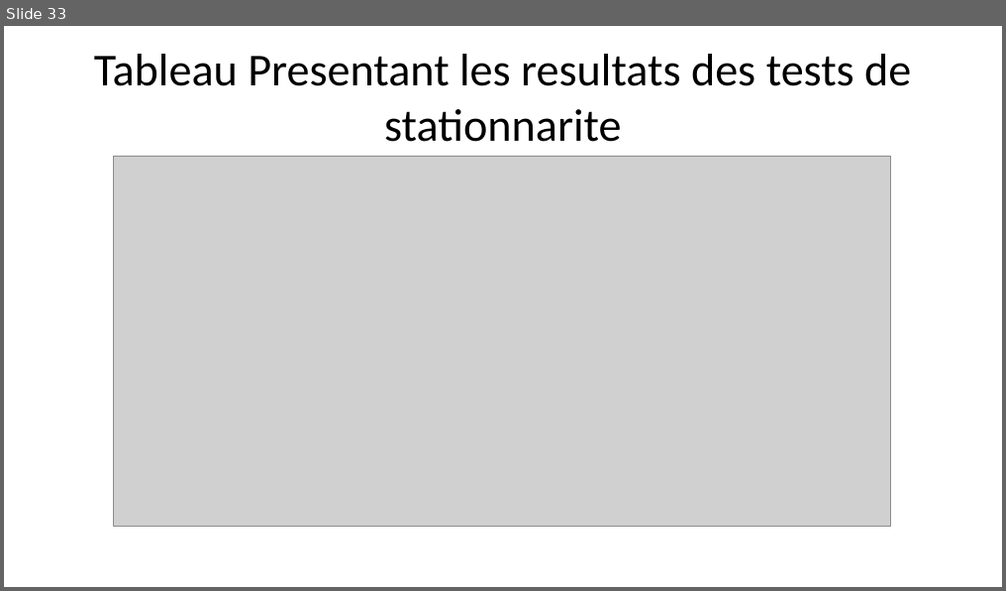
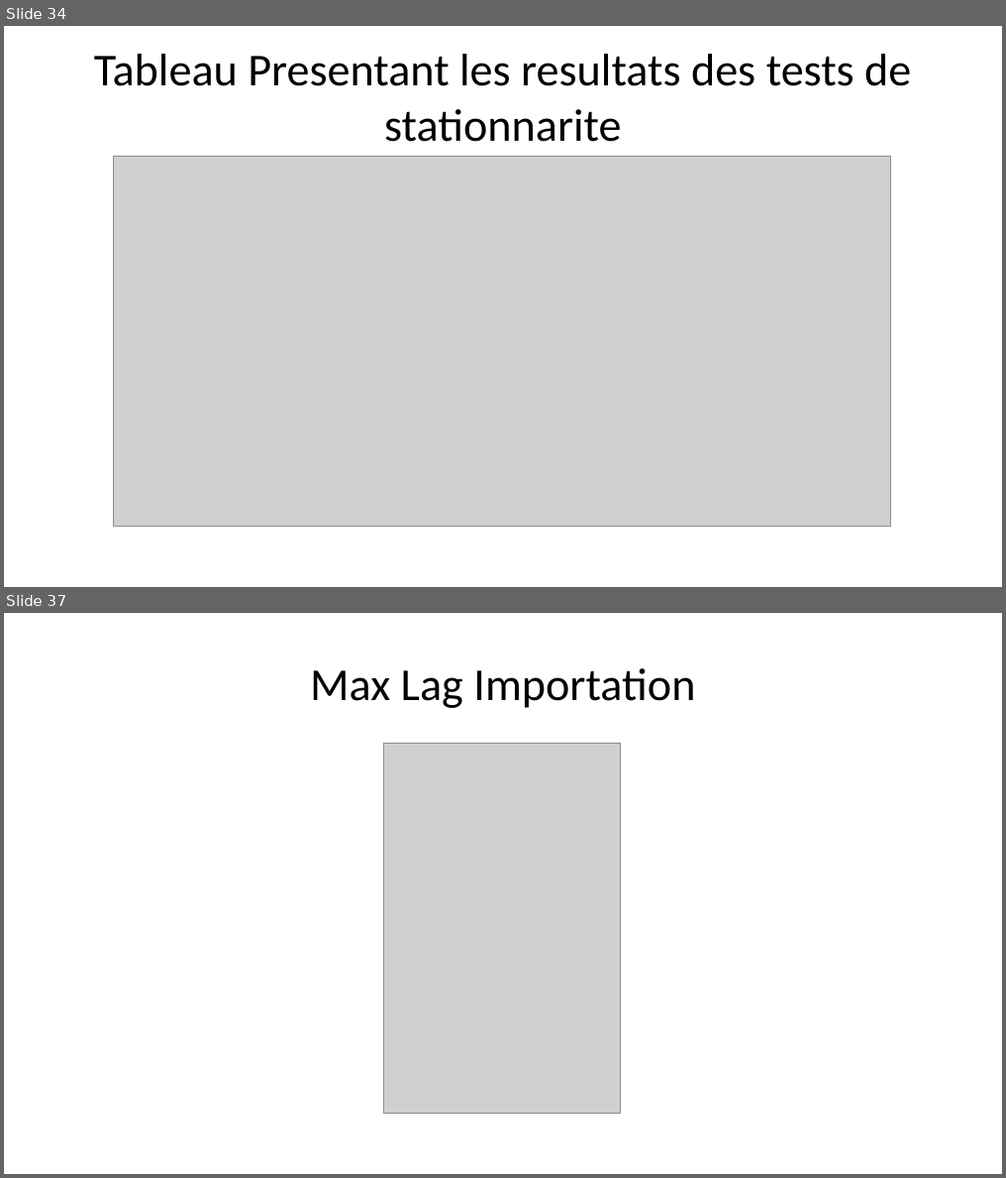
Before and after one commit to AD0791/Presentation_thesis, a slide deck: modele_presentation.pptx. Shown one above the other, each under a label of ours: slide 33 before the commit, slides 34 and 37 after it; the slides between them are not shown. The pictures are 1006x591 and 1006x1178 pixels, drawn with LibreOffice and Linux fonts; fonts in the diff are those of the drawing; grey boxes stand for pictures. Boxes give left, top, right and bottom in pixels: in the first picture for what was removed or moved away, otherwise in the second. Text is boxed around its words. In the diff, an @@ line names an element or a change of style, - is before the commit and + after.

```diff
--- a/modele_presentation.pptx
+++ b/modele_presentation.pptx
@@ slide 37 added at (4,613,1002,1174), background #FFFFFF @@
@@ title added at (310,668,695,708), 33 pt, text #000000 @@
+Max Lag Importation
@@ picture added at (384,744,622,1114) @@
@@ what was slide 33 is now slide 34 @@
```
Also in this commit, not shown: 3 slides changed, 5 other slides added, 1 slide removed, 9 other files.
